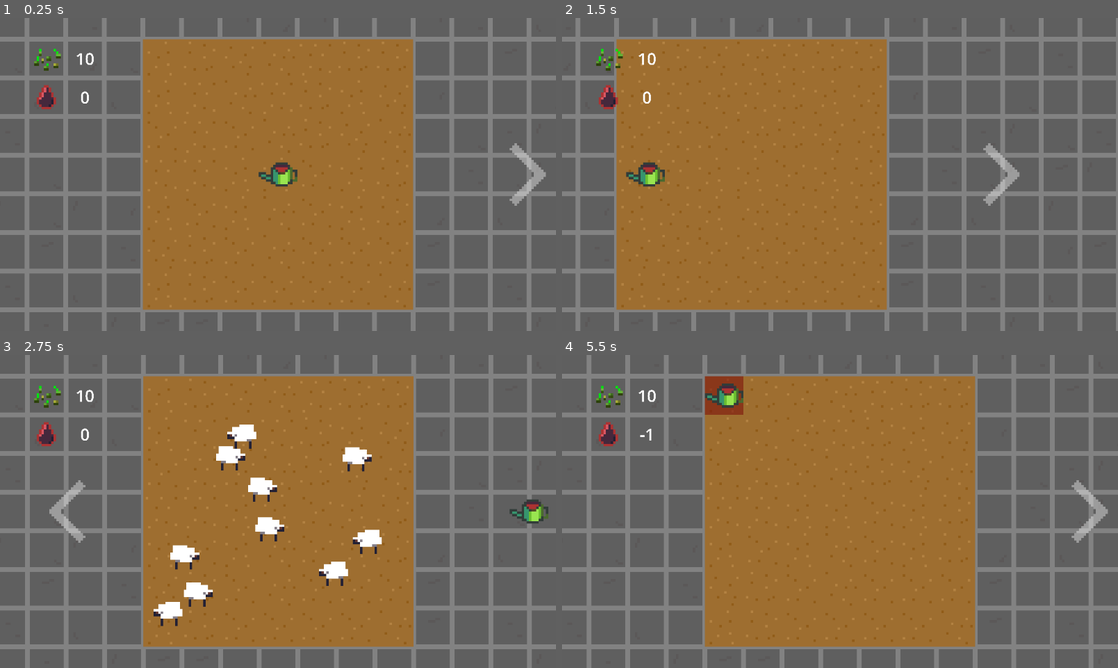
Above: before the commit, frames 1-4 (two rows, left to right).
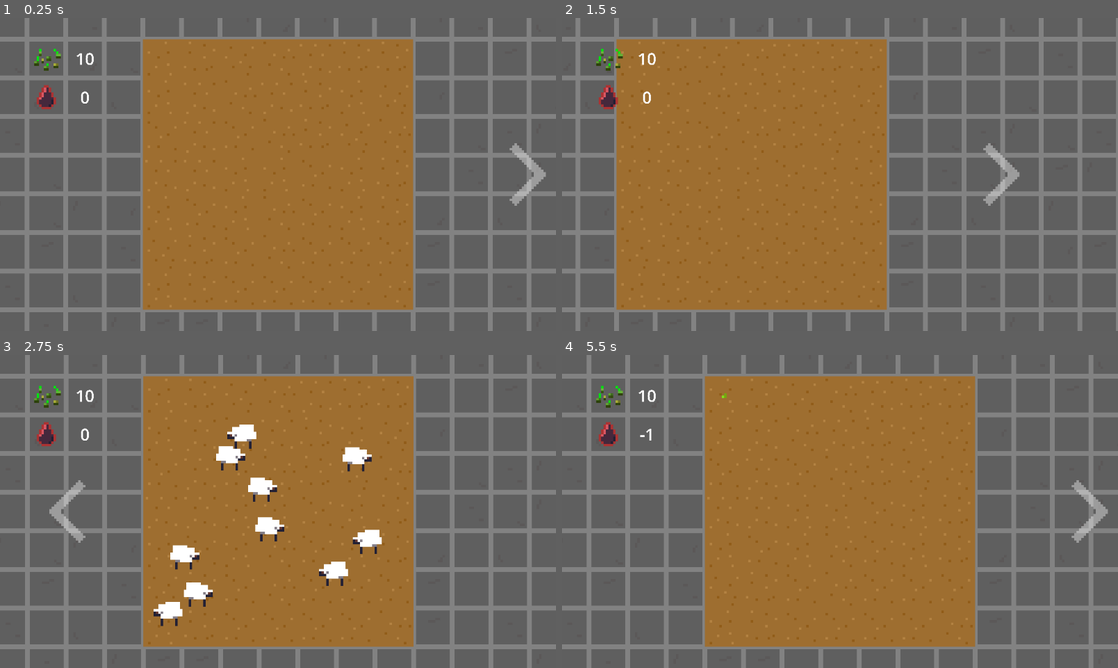
Above: after the commit, the same moments.

Repository: aeriab/giftjam_lebron
Game: Godot game, scene res://main/main.tscn
Two runs of this game, one before a commit and one after it. Both use one fixed random seed, a clock stepped at 60 frames per second and the inputs below.
Inputs (mouse positions are in pixels of both pictures, inside the frame that each line leads up to):
- Up to frame 1 (0.25 s): no input
- Up to frame 2 (1.5 s): click (1090, 174) at 0.5 s; click (628, 174) at 1.25 s
- Up to frame 3 (2.75 s): click (528, 511) at 2 s
- Up to frame 4 (5.5 s): click (628, 511) at 2.75 s; click (1090, 511) at 3.5 s; click (628, 511) at 4.25 s; move the mouse to (723, 395) at 5.02 s; click (723, 395) at 5.17 s

The runs differ from the first frame. In frame 1, 0.4% of the frame differs, in the area x 46-54%, y 46-54%; in frame 2, 0.4%; in frame 3, 0.3%; in frame 4, 0.8%, in the area x 25-33%, y 6-20%.

Commit message:
seeds are able to be planted, next is growth

Diff:
--- a/flower/daybloom_scene.gdshader
+++ b/flower/daybloom_scene.gdshader
@@ -1,11 +1,10 @@
 shader_type canvas_item;
 render_mode blend_mix;
-uniform float cur_opacity : hint_range(0.0, 1.0);
 
 void fragment() {
 	//float time_scaled = TIME * TIME_SPEED;
 
 	// Optional: If you want to combine with a texture:
-	 vec4 tex_color = texture(TEXTURE, UV); // Get texture color
-	 COLOR = vec4(1.0, 1.0, 1.0, cur_opacity) * tex_color; // Multiply color by texture, preserving texture alpha
+	 //vec4 tex_color = texture(TEXTURE, UV); // Get texture color
+	 //COLOR = vec4(1.0, 1.0, 1.0, cur_opacity) * tex_color; // Multiply color by texture, preserving texture alpha
 }
--- a/flower/daybloom_scene.tscn
+++ b/flower/daybloom_scene.tscn
@@ -6,7 +6,6 @@
 
 [sub_resource type="ShaderMaterial" id="ShaderMaterial_dwsrw"]
 shader = ExtResource("1_w8eqt")
-shader_parameter/cur_opacity = 1.0
 
 [node name="DaybloomScene" type="Node2D"]
 
@@ -17,3 +16,17 @@
 vframes = 6
 frame = 6
 script = ExtResource("3_tnepv")
+MAX_OPACITY = 1.0
+FADE_IN_SPEED = 9.0
+FADE_OUT_SPEED = 6.0
+
+[node name="interactive_color_rect" type="ColorRect" parent="."]
+offset_left = -8.0
+offset_top = -8.0
+offset_right = 8.0
+offset_bottom = 8.0
+color = Color(1, 1, 1, 0)
+
+[connection signal="gui_input" from="interactive_color_rect" to="DaybloomSprite" method="_on_interactive_color_rect_gui_input"]
+[connection signal="mouse_entered" from="interactive_color_rect" to="DaybloomSprite" method="_on_interactive_color_rect_mouse_entered"]
+[connection signal="mouse_exited" from="interactive_color_rect" to="DaybloomSprite" method="_on_interactive_color_rect_mouse_exited"]
--- a/flower/daybloom_sprite.gd
+++ b/flower/daybloom_sprite.gd
@@ -11,6 +11,14 @@
 
 var current_opacity: float = 0.0
 
+func _ready():
+	if not material is ShaderMaterial:
+		print("Material is missing or not a ShaderMaterial!")
+	elif not material.has_meta("cur_opacity"):
+		print("ShaderMaterial does not have the 'cur_opacity' parameter!")
+
+var time_ellapsed: float = 0.0
+
 func _process(delta):
 	if !planted_tile:
 		if being_hovered:
@@ -20,26 +28,14 @@
 	else:
 		current_opacity = lerpf(current_opacity,target_opacity,FADE_IN_SPEED * delta)
 
-	#color.a = current_opacity
-
-func _on_mouse_entered():
-	if !planted_tile:
-		target_opacity = MAX_OPACITY
-	being_hovered = true
+	modulate.a = current_opacity
 
 
-func _on_mouse_exited():
-	if !planted_tile:
-		target_opacity = MIN_OPACITY
-	being_hovered = false
-
-
-func _on_gui_input(event):
+func _on_interactive_color_rect_gui_input(event):
 	if event is InputEventMouseButton and event.pressed and event.button_index == MOUSE_BUTTON_LEFT:
 		if !planted_tile:
 			target_opacity = MAX_OPACITY + randf_range(0.1, 0.2)
 			planted_tile = true
-			target_color = COLOR_PLANTED
 			SignalManager.blood_watered.emit()
 
 	#if event is InputEventMouseButton and event.pressed and event.button_index == MOUSE_BUTTON_RIGHT:
@@ -47,3 +43,15 @@
 			#target_opacity = 0.0
 			#planted_tile = false
 			#target_color = COLOR_BLANK
+
+
+func _on_interactive_color_rect_mouse_entered():
+	if !planted_tile:
+		target_opacity = MAX_OPACITY
+	being_hovered = true
+
+
+func _on_interactive_color_rect_mouse_exited():
+	if !planted_tile:
+		target_opacity = MIN_OPACITY
+	being_hovered = false
--- a/main/main.tscn
+++ b/main/main.tscn
@@ -61,6 +61,7 @@
 script = ExtResource("6_4dugh")
 
 [node name="CustomCursor" type="Sprite2D" parent="BindCursor"]
+visible = false
 texture = ExtResource("6_kfbq2")
 
 [node name="scarefield" type="Area2D" parent="BindCursor"]
--- a/plant_tile_map_layer.gd
+++ b/plant_tile_map_layer.gd
@@ -2,6 +2,8 @@
 
 # Preload the scene you want to instantiate. Preloading is efficient.
 @onready var flower_instance: PackedScene = preload("res://flower/flower_scene.tscn")
+
+@onready var daybloom_instance: PackedScene = preload("res://flower/daybloom_scene.tscn")
 
 var flower_instances: Dictionary = {}
 
@@ -16,7 +18,7 @@
 func spawn_scene_at_tile(tile_coords: Vector2i):
 	# Optional: You could even check if the tile_coords are valid for your map layer
 	var local_world_position: Vector2 = map_to_local(tile_coords)
-	var instance = flower_instance.instantiate()
+	var instance = daybloom_instance.instantiate()
 	instance.position = local_world_position
 	add_child(instance)
 
